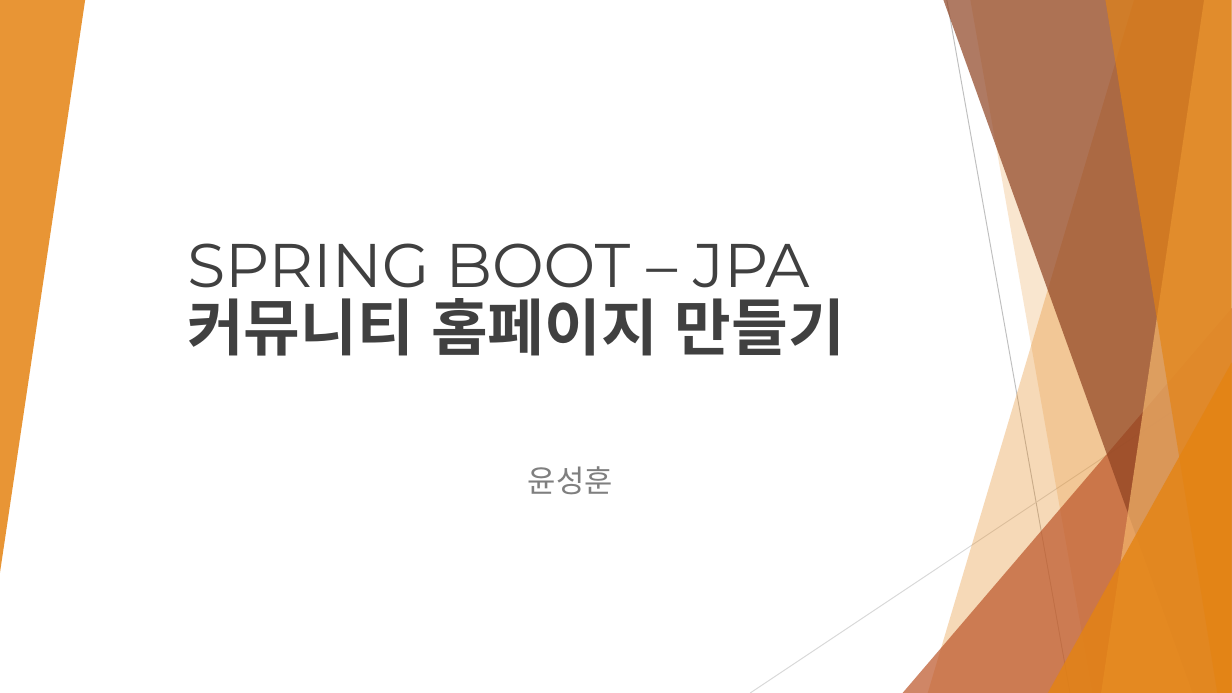
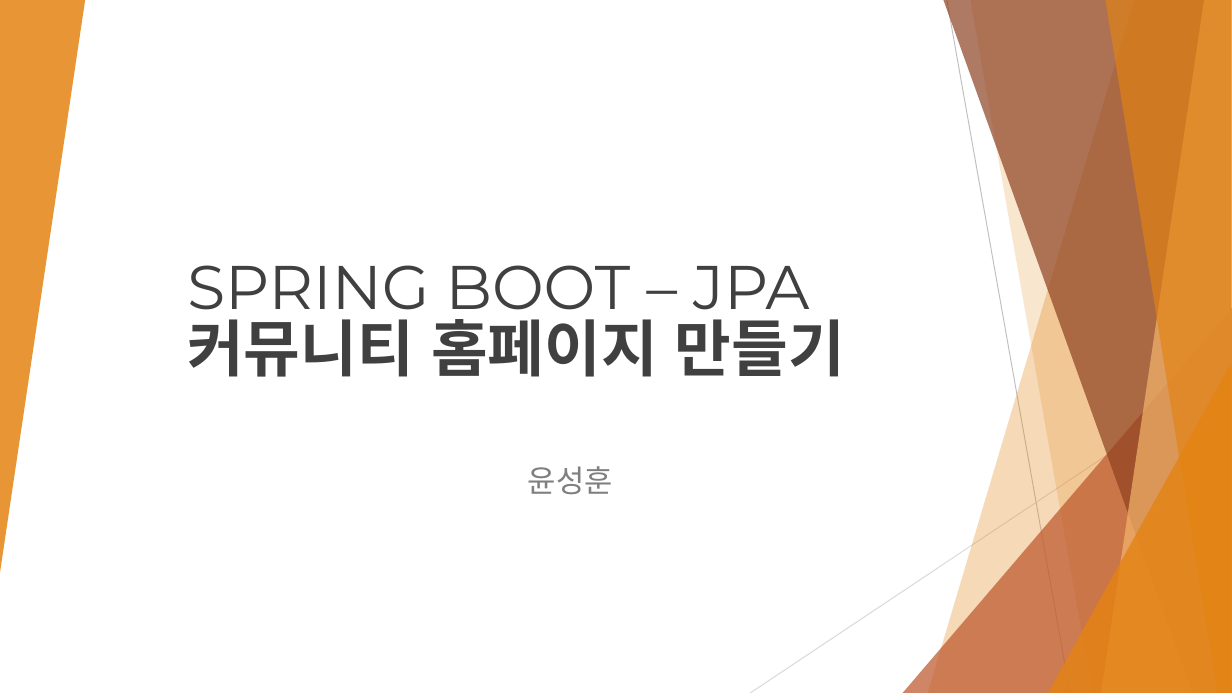
Before and after one commit to sdaffds/project, a slide deck: slide 1 of 프로젝트-윤성훈.ppt. Drawn at 1232x693 pixels with LibreOffice and Linux fonts; fonts in the diff are those of the drawing. Boxes give left, top, right and bottom in pixels: in the first picture for what was removed or moved away, otherwise in the second. Text is boxed around its words. In the diff, an @@ line names an element or a change of style, - is before the commit and + after.

```diff
--- a/프로젝트-윤성훈.ppt
+++ b/프로젝트-윤성훈.ppt
@@ title "SPRING BOOT – JPA 커뮤니티 ...": place and size @@
-title "SPRING BOOT – JPA 커뮤니티 ..." at [187,243,845,356]
+title "SPRING BOOT – JPA 커뮤니티 ..." at [187,265,845,377]
```
Also in this commit, not shown: 3 other slides changed.
